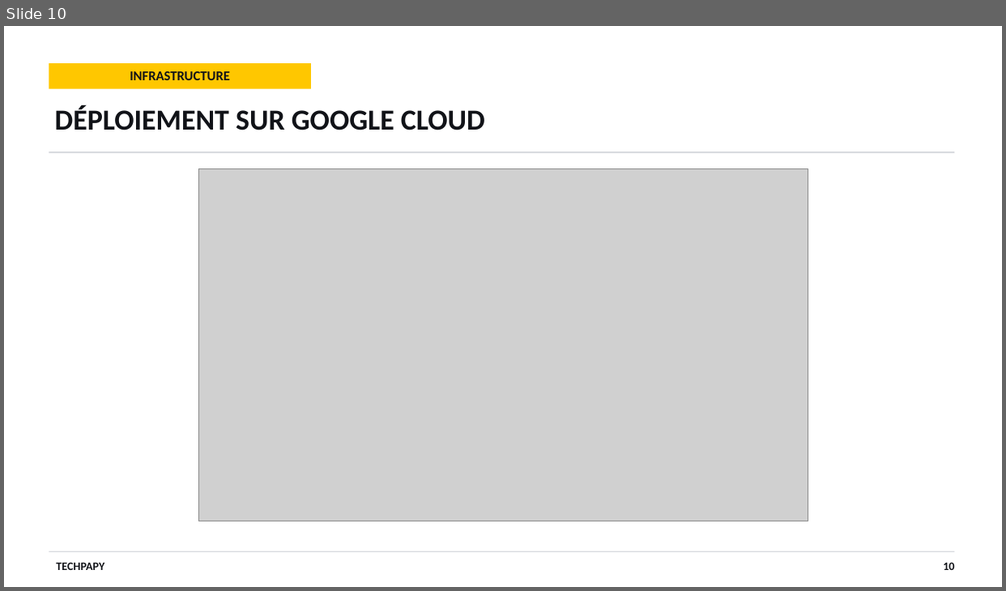
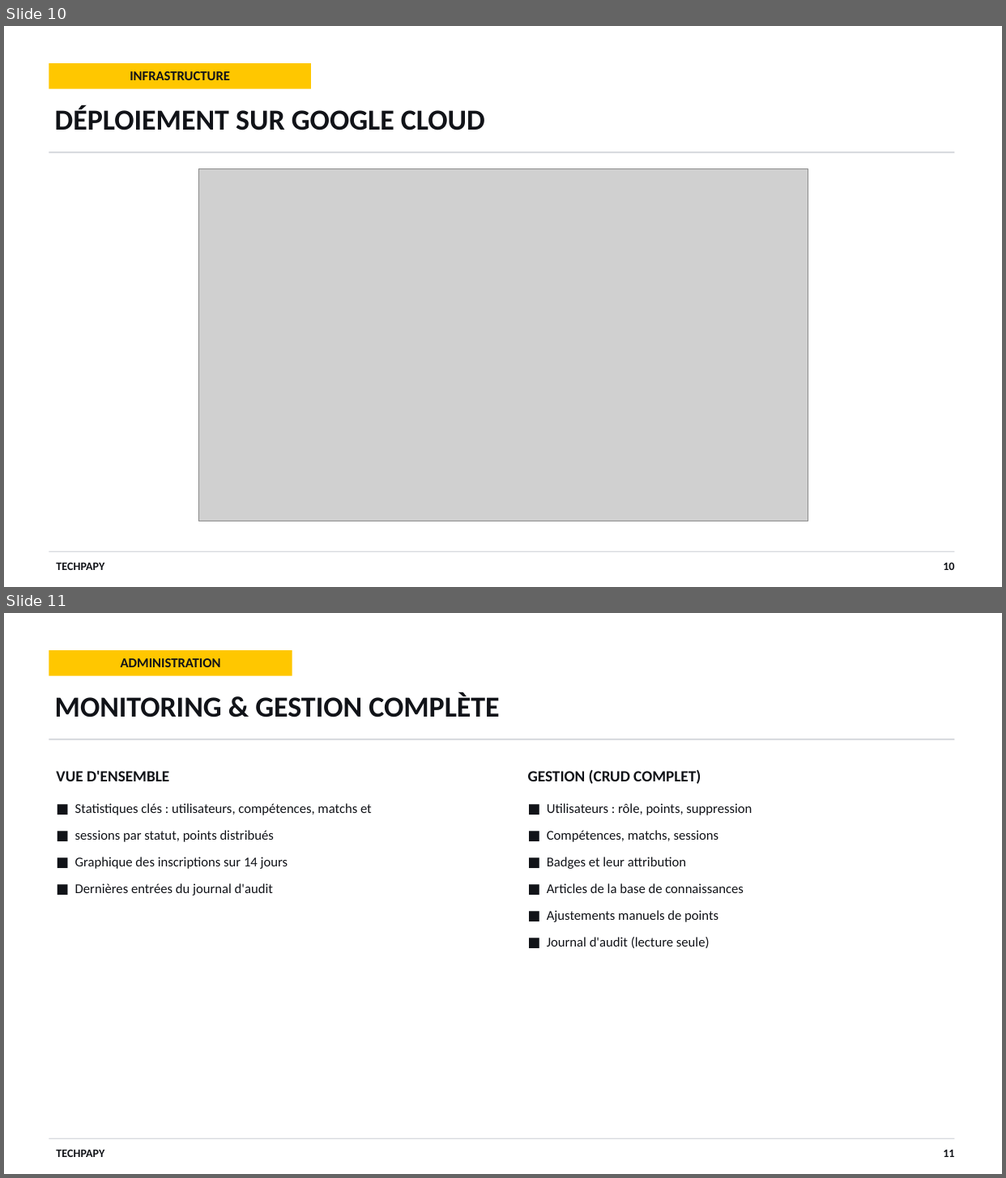
Before and after one commit to wiameazim/Techpapy_v1, a slide deck: TechPapy_Presentation.pptx. Shown one above the other, each under a label of ours: slide 10 before the commit, slides 10 and 11 after it. The pictures are 1006x591 and 1006x1178 pixels, drawn with LibreOffice and Linux fonts; fonts in the diff are those of the drawing; grey boxes stand for pictures. Boxes give left, top, right and bottom in pixels: in the first picture for what was removed or moved away, otherwise in the second. Text is boxed around its words. In the diff, an @@ line names an element or a change of style, - is before the commit and + after.

```diff
--- a/TechPapy_Presentation.pptx
+++ b/TechPapy_Presentation.pptx
@@ slide 11 added at <box>4,613,1002,1174</box>, background #FFFFFF @@
@@ rectangle added at <box>49,650,292,676</box>, fill #FFC700 @@
@@ text added at <box>121,658,221,667</box>, 13 pt, text #111318, bold @@
+ADMINISTRATION
@@ text added at <box>55,692,499,717</box>, 28 pt, text #111318, bold @@
+MONITORING & GESTION COMPLÈTE
@@ rectangle added at <box>49,739,955,740</box>, fill #D8DADF @@
@@ text added at <box>56,771,169,781</box>, 15 pt, text #111318, bold @@
+VUE D'ENSEMBLE
@@ text added at <box>528,770,701,784</box>, 15 pt, text #111318, bold @@
+GESTION (CRUD COMPLET)
@@ text added at <box>75,803,372,896</box>, 13 pt, text #111318 @@
+■ Statistiques clés : utilisateurs, compétences, matchs et
+■ sessions par statut, points distribués
+■ Graphique des inscriptions sur 14 jours
+■ Dernières entrées du journal d'audit
@@ text added at <box>547,803,752,948</box>, 13 pt, text #111318 @@
+■ Utilisateurs : rôle, points, suppression
+■ Compétences, matchs, sessions
+■ Badges et leur attribution
+■ Articles de la base de connaissances
+■ Ajustements manuels de points
+■ Journal d'audit (lecture seule)
@@ rectangle added at <box>49,1139,955,1139</box>, fill #D8DADF @@
@@ text added at <box>56,1149,104,1157</box>, 11 pt, text #111318, bold @@
+TECHPAPY
@@ text added at <box>943,1149,954,1157</box>, 11 pt, text #111318, bold @@
+11
```
Also in this commit, not shown: 2 slides changed, 1 other file.
